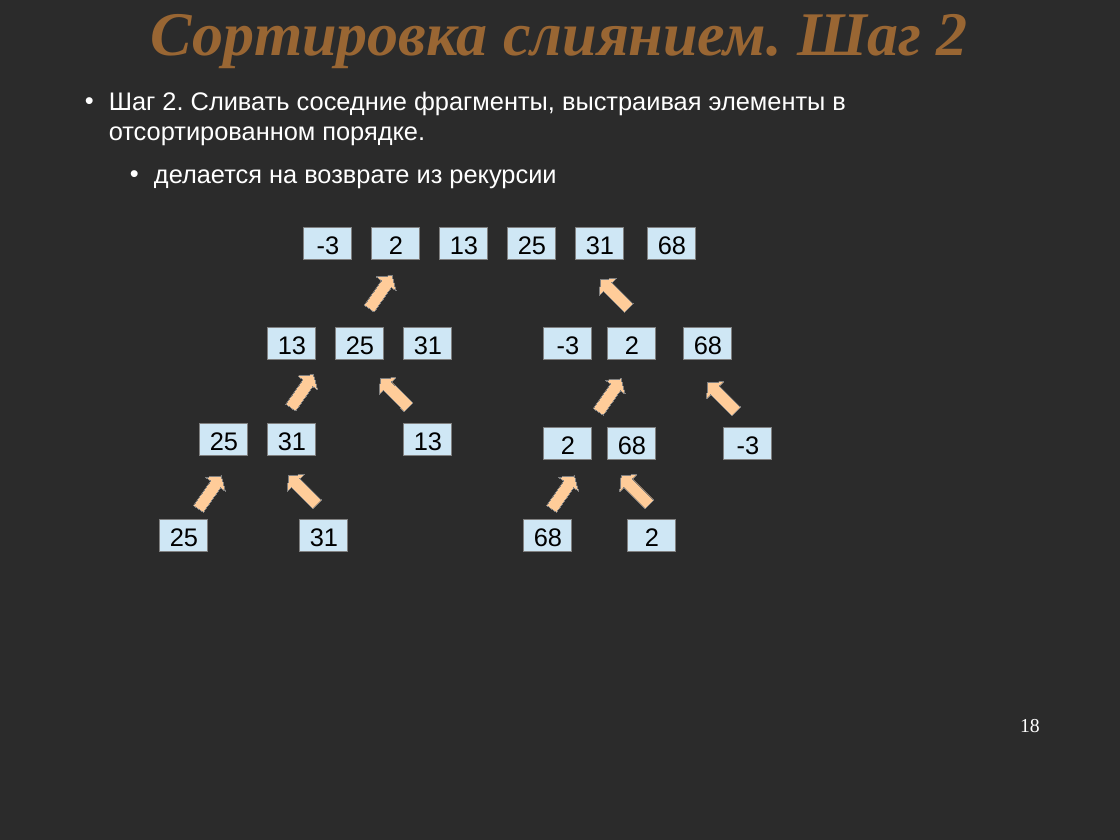
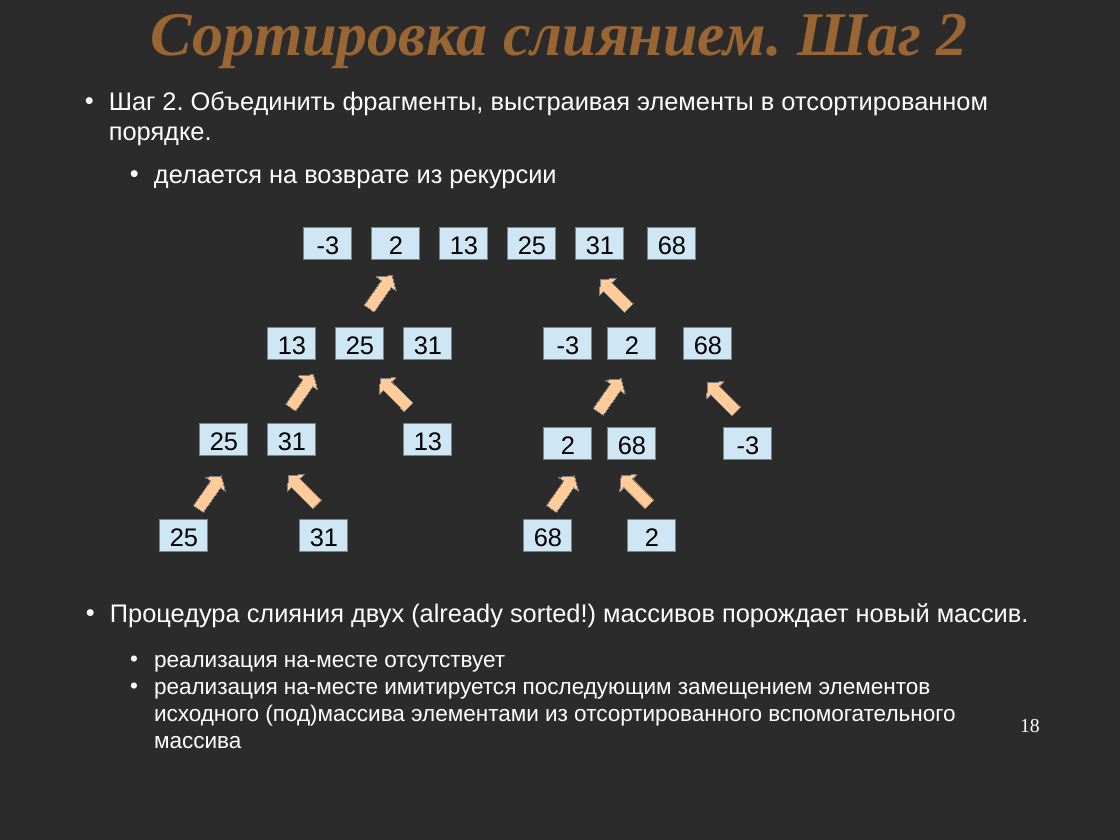
Before and after one commit to nkrot/rufsl, a slide deck: slide 18 of lectures/sorting.odp. Drawn at 1120x840 pixels with LibreOffice and Linux fonts; fonts in the diff are those of the drawing; background and template pictures are left out; a plain dark background stands for a picture behind light text. Boxes give left, top, right and bottom in pixels: in the first picture for what was removed or moved away, otherwise in the second. Text is boxed around its words. In the diff, an @@ line names an element or a change of style, - is before the commit and + after.

```diff
--- a/lectures/sorting.odp
+++ b/lectures/sorting.odp
@@ text at (109, 91, 988, 146): text changed @@
-• Шаг 2. Сливать соседние фрагменты, выстраивая элементы в отсортированном порядке.
+• Шаг 2. Объединить фрагменты, выстраивая элементы в отсортированном порядке.
@@ text added at (110, 603, 1029, 627), 18 pt, text #FFFFFF @@
+• Процедура слияния двух (already sorted!) массивов порождает новый массив.
@@ text added at (154, 655, 955, 749), 16 pt, text #FFFFFF @@
+• реализация на-месте отсутствует
+• реализация на-месте имитируется последующим замещением элементов исходного (под)массива элементами из отсортированного вспомогательного массива
```
Also in this commit, not shown: 1 other slide changed, 2 slides added, 1 slide removed, 1 other file.
